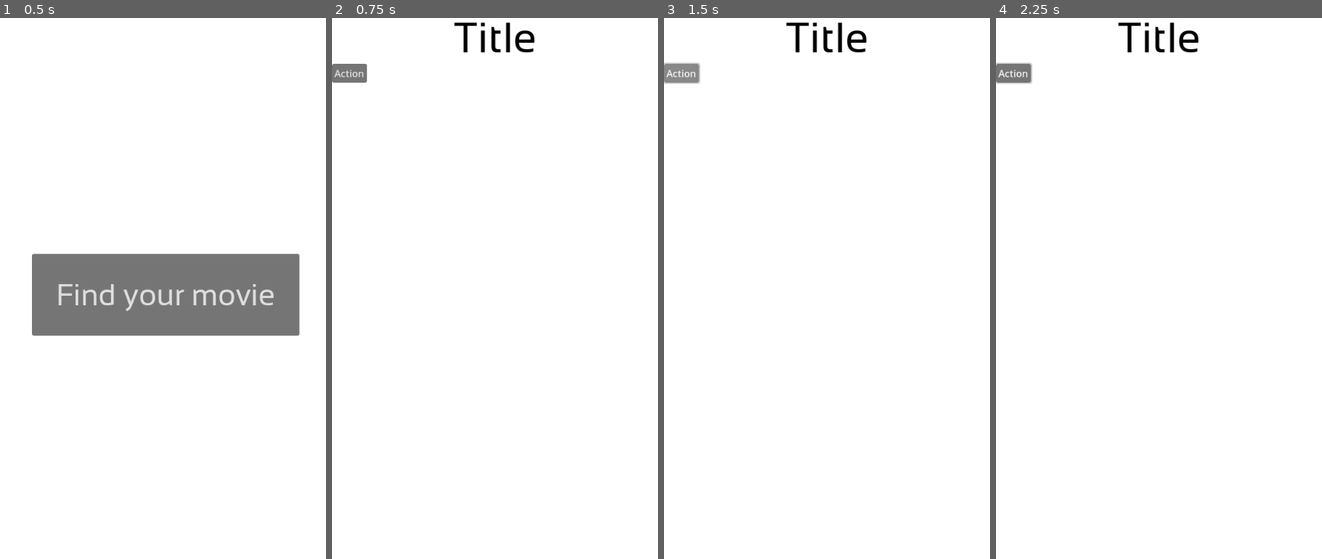
Above: before the commit, frames 1-4 (left to right).
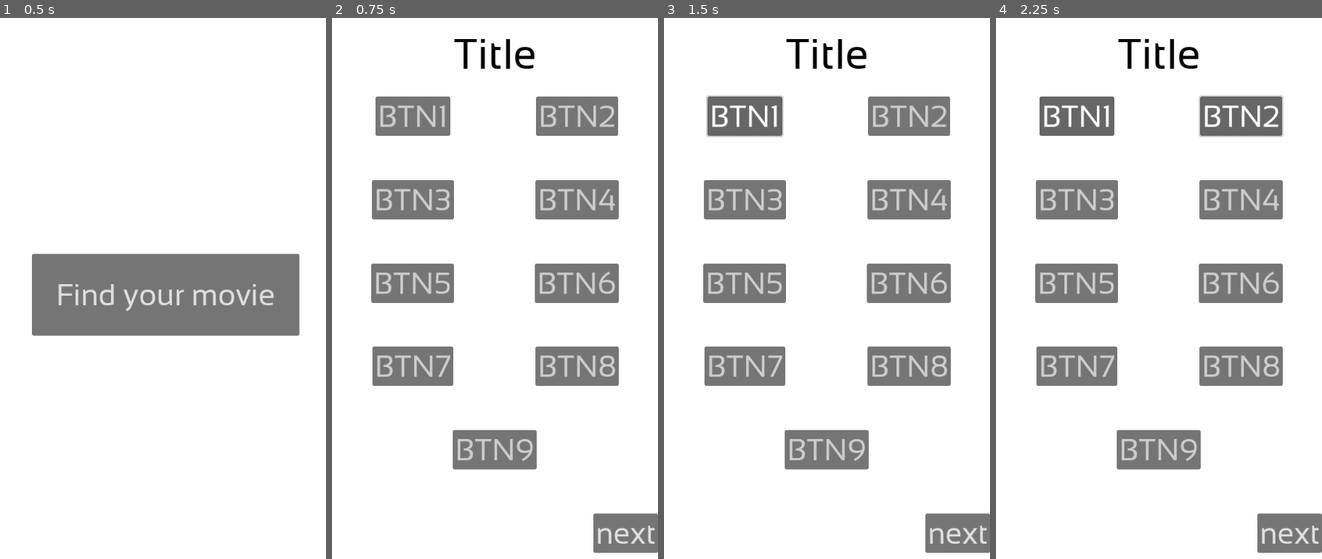
Above: after the commit, the same moments.

Repository: BigPhil2010/movie_found
Game: Godot game, scene res://scenes/menu.tscn
The game is run twice, just before and just after one commit, with the same random seed, the same clock (stepped at 60 frames per second) and the same inputs.
Inputs (mouse positions are in pixels of both pictures, inside the frame that each line leads up to):
- Up to frame 1 (0.5 s): no input
- Up to frame 2 (0.75 s): click "Find your movie" at 0.5 s
- Up to frame 3 (1.5 s): click "Action" (after the commit: "BTN1") at 1.25 s
- Up to frame 4 (2.25 s): click (1240, 115) at 2 s, where only the run after the commit has a clickable "BTN2"

Frame 1 is identical in both runs. In frame 2, 19% of the frame differs, in the area x 0-100%, y 0-99%; in frame 3, 19%; in frame 4, 19%.

Commit message:
set buttons

Diff:
--- a/scenes/search.tscn
+++ b/scenes/search.tscn
@@ -19,15 +19,146 @@
 
 [node name="title" type="Label" parent="VBoxContainer"]
 layout_mode = 2
+size_flags_vertical = 6
 text = "Title"
 label_settings = SubResource("LabelSettings_u14sg")
 horizontal_alignment = 1
 
 [node name="HBoxContainer" type="HBoxContainer" parent="VBoxContainer"]
 layout_mode = 2
+size_flags_vertical = 3
 
 [node name="Button" type="Button" parent="VBoxContainer/HBoxContainer"]
 layout_mode = 2
-size_flags_horizontal = 4
+size_flags_horizontal = 6
 size_flags_vertical = 0
-text = "Action"
+theme_override_colors/font_color = Color(0.804743, 0.804743, 0.804743, 1)
+theme_override_colors/font_pressed_color = Color(1, 1, 1, 1)
+theme_override_fonts/font = ExtResource("1_cymld")
+theme_override_font_sizes/font_size = 50
+toggle_mode = true
+text = "BTN1"
+
+[node name="Button2" type="Button" parent="VBoxContainer/HBoxContainer"]
+layout_mode = 2
+size_flags_horizontal = 6
+size_flags_vertical = 0
+theme_override_colors/font_color = Color(0.804743, 0.804743, 0.804743, 1)
+theme_override_colors/font_pressed_color = Color(1, 1, 1, 1)
+theme_override_fonts/font = ExtResource("1_cymld")
+theme_override_font_sizes/font_size = 50
+toggle_mode = true
+text = "BTN2"
+
+[node name="HBoxContainer2" type="HBoxContainer" parent="VBoxContainer"]
+layout_mode = 2
+size_flags_vertical = 3
+
+[node name="Button3" type="Button" parent="VBoxContainer/HBoxContainer2"]
+layout_mode = 2
+size_flags_horizontal = 6
+size_flags_vertical = 0
+theme_override_colors/font_color = Color(0.804743, 0.804743, 0.804743, 1)
+theme_override_colors/font_pressed_color = Color(1, 1, 1, 1)
+theme_override_fonts/font = ExtResource("1_cymld")
+theme_override_font_sizes/font_size = 50
+toggle_mode = true
+text = "BTN3"
+
+[node name="Button4" type="Button" parent="VBoxContainer/HBoxContainer2"]
+layout_mode = 2
+size_flags_horizontal = 6
+size_flags_vertical = 0
+theme_override_colors/font_color = Color(0.804743, 0.804743, 0.804743, 1)
+theme_override_colors/font_pressed_color = Color(1, 1, 1, 1)
+theme_override_fonts/font = ExtResource("1_cymld")
+theme_override_font_sizes/font_size = 50
+toggle_mode = true
+text = "BTN4"
+
+[node name="HBoxContainer3" type="HBoxContainer" parent="VBoxContainer"]
+layout_mode = 2
+size_flags_vertical = 3
+
+[node name="Button5" type="Button" parent="VBoxContainer/HBoxContainer3"]
+layout_mode = 2
+size_flags_horizontal = 6
+size_flags_vertical = 0
+theme_override_colors/font_color = Color(0.804743, 0.804743, 0.804743, 1)
+theme_override_colors/font_pressed_color = Color(1, 1, 1, 1)
+theme_override_fonts/font = ExtResource("1_cymld")
+theme_override_font_sizes/font_size = 50
+toggle_mode = true
+text = "BTN5"
+
+[node name="Button6" type="Button" parent="VBoxContainer/HBoxContainer3"]
+layout_mode = 2
+size_flags_horizontal = 6
+size_flags_vertical = 0
+theme_override_colors/font_color = Color(0.804743, 0.804743, 0.804743, 1)
+theme_override_colors/font_pressed_color = Color(1, 1, 1, 1)
+theme_override_fonts/font = ExtResource("1_cymld")
+theme_override_font_sizes/font_size = 50
+toggle_mode = true
+text = "BTN6"
+
+[node name="HBoxContainer4" type="HBoxContainer" parent="VBoxContainer"]
+layout_mode = 2
+size_flags_vertical = 3
+
+[node name="Button7" type="Button" parent="VBoxContainer/HBoxContainer4"]
+layout_mode = 2
+size_flags_horizontal = 6
+size_flags_vertical = 0
+theme_override_colors/font_color = Color(0.804743, 0.804743, 0.804743, 1)
+theme_override_colors/font_pressed_color = Color(1, 1, 1, 1)
+theme_override_fonts/font = ExtResource("1_cymld")
+theme_override_font_sizes/font_size = 50
+toggle_mode = true
+text = "BTN7"
+
+[node name="Button8" type="Button" parent="VBoxContainer/HBoxContainer4"]
+layout_mode = 2
+size_flags_horizontal = 6
+size_flags_vertical = 0
+theme_override_colors/font_color = Color(0.804743, 0.804743, 0.804743, 1)
+theme_override_colors/font_pressed_color = Color(1, 1, 1, 1)
+theme_override_fonts/font = ExtResource("1_cymld")
+theme_override_font_sizes/font_size = 50
+toggle_mode = true
+text = "BTN8"
+
+[node name="HBoxContainer5" type="HBoxContainer" parent="VBoxContainer"]
+layout_mode = 2
+size_flags_vertical = 3
+
+[node name="Button9" type="Button" parent="VBoxContainer/HBoxContainer5"]
+layout_mode = 2
+size_flags_horizontal = 6
+size_flags_vertical = 0
+theme_override_colors/font_color = Color(0.804743, 0.804743, 0.804743, 1)
+theme_override_colors/font_pressed_color = Color(1, 1, 1, 1)
+theme_override_fonts/font = ExtResource("1_cymld")
+theme_override_font_sizes/font_size = 50
+toggle_mode = true
+text = "BTN9"
+
+[node name="Button10" type="Button" parent="VBoxContainer/HBoxContainer5"]
+visible = false
+layout_mode = 2
+size_flags_horizontal = 6
+size_flags_vertical = 0
+theme_override_colors/font_color = Color(0.804743, 0.804743, 0.804743, 1)
+theme_override_colors/font_pressed_color = Color(1, 1, 1, 1)
+theme_override_fonts/font = ExtResource("1_cymld")
+theme_override_font_sizes/font_size = 50
+toggle_mode = true
+text = "BTN10"
+
+[node name="next_Button" type="Button" parent="VBoxContainer"]
+layout_mode = 2
+size_flags_horizontal = 8
+size_flags_vertical = 2
+theme_override_fonts/font = ExtResource("1_cymld")
+theme_override_font_sizes/font_size = 50
+text = "next"
